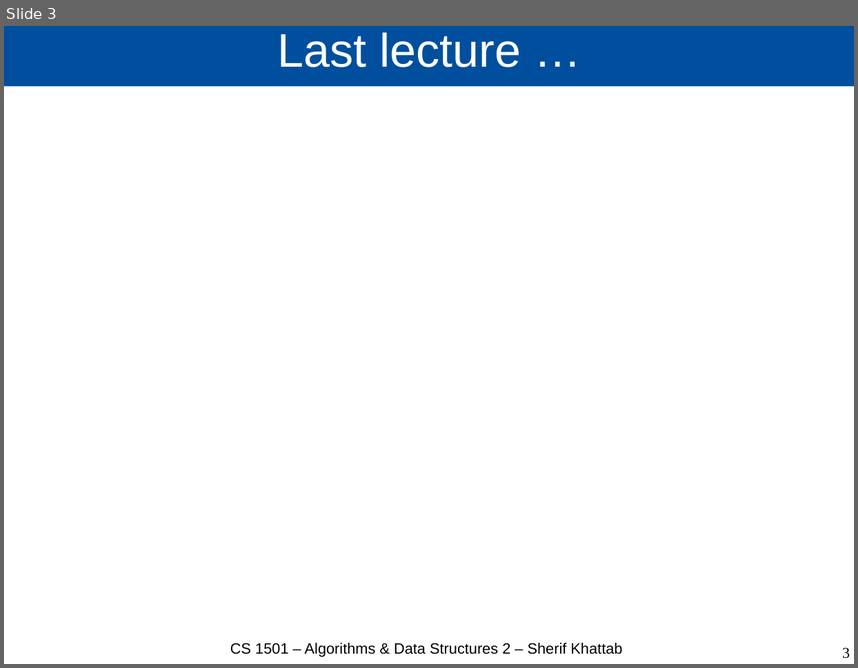
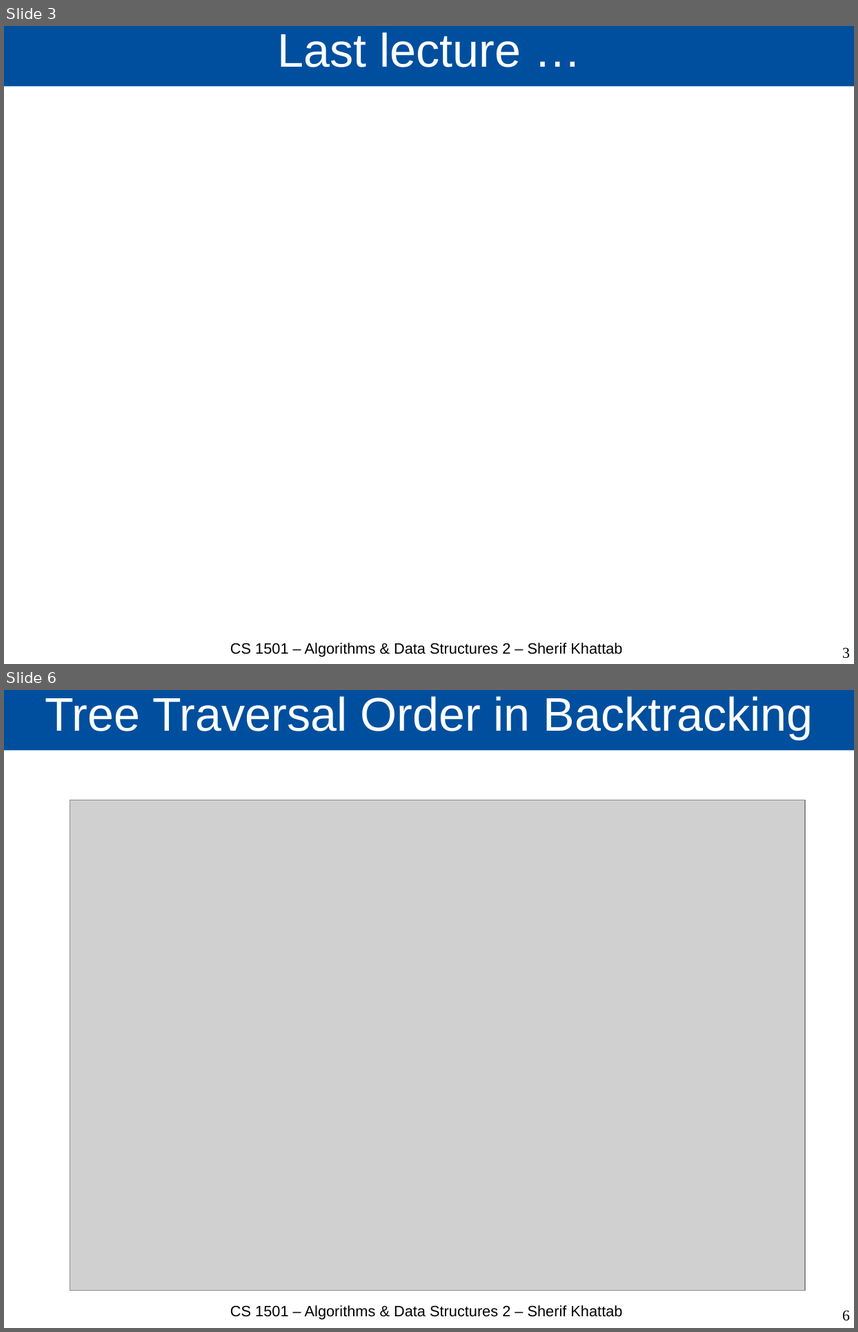
Before and after one commit to cs1501-2224/handouts, a slide deck: DraftSlides/Lecture2.pptx. Shown one above the other, each under a label of ours: slide 3 before the commit, slides 3 and 6 after it; the slides between them are not shown. The pictures are 858x668 and 858x1332 pixels, drawn with LibreOffice and Linux fonts; fonts in the diff are those of the drawing; grey boxes stand for pictures; background and template pictures are left out. Boxes give left, top, right and bottom in pixels: in the first picture for what was removed or moved away, otherwise in the second. Text is boxed around its words. In the diff, an @@ line names an element or a change of style, - is before the commit and + after.

```diff
--- a/DraftSlides/Lecture2.pptx
+++ b/DraftSlides/Lecture2.pptx
@@ slide 6 added at (4, 690, 854, 1328), background #FFFFFF @@
@@ title added at (4, 690, 854, 751), fill #004F9E, 44 pt, text #FFFFFF @@
+Tree Traversal Order in Backtracking
@@ picture added at (70, 800, 806, 1291) @@
@@ text added at (230, 1305, 622, 1320), 14 pt, text #000000 @@
+CS 1501 – Algorithms & Data Structures 2 – Sherif Khattab
@@ page number added at (842, 1310, 850, 1321), 14 pt, text #000000 @@
+6
```
Also in this commit, not shown: 2 other slides added.
